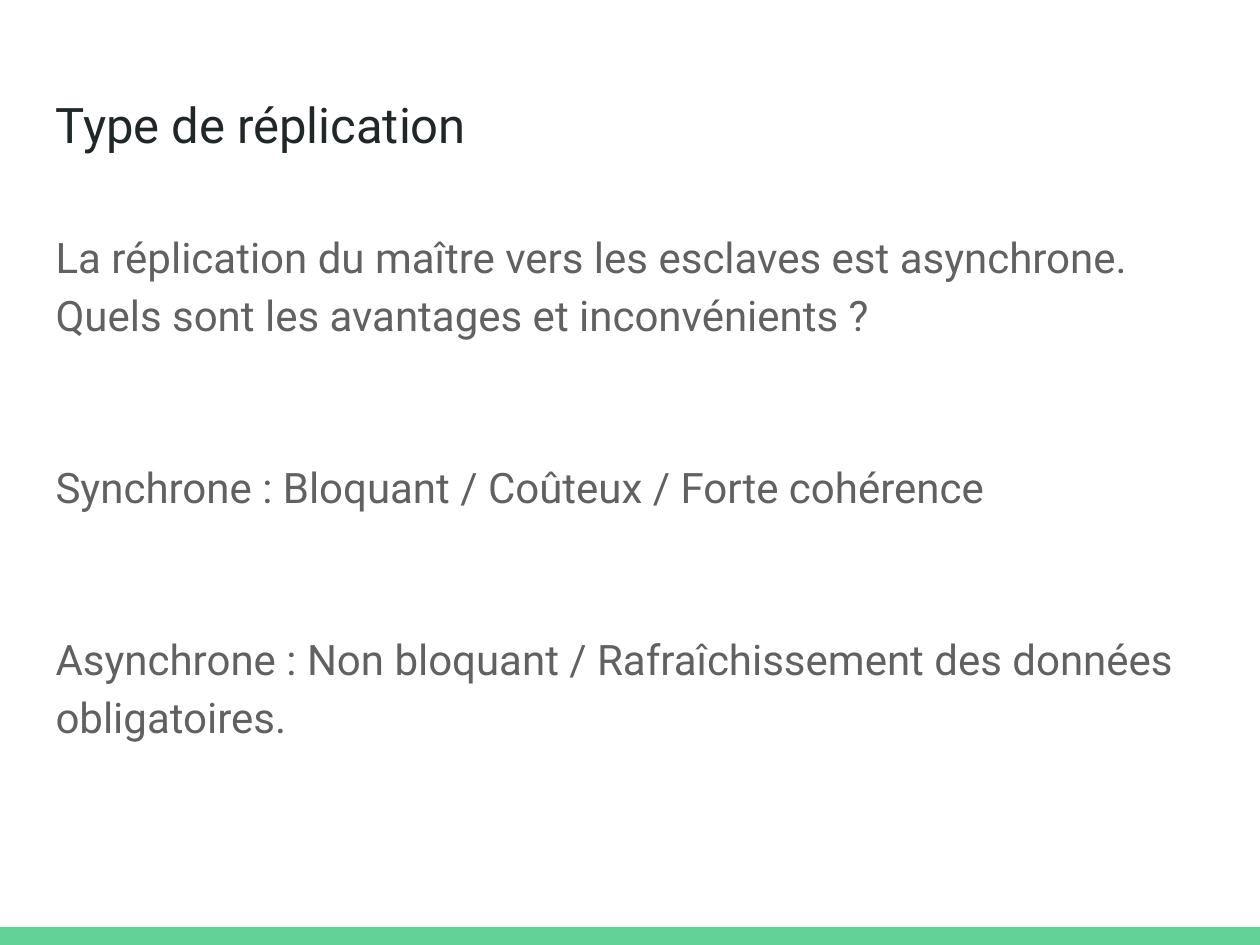
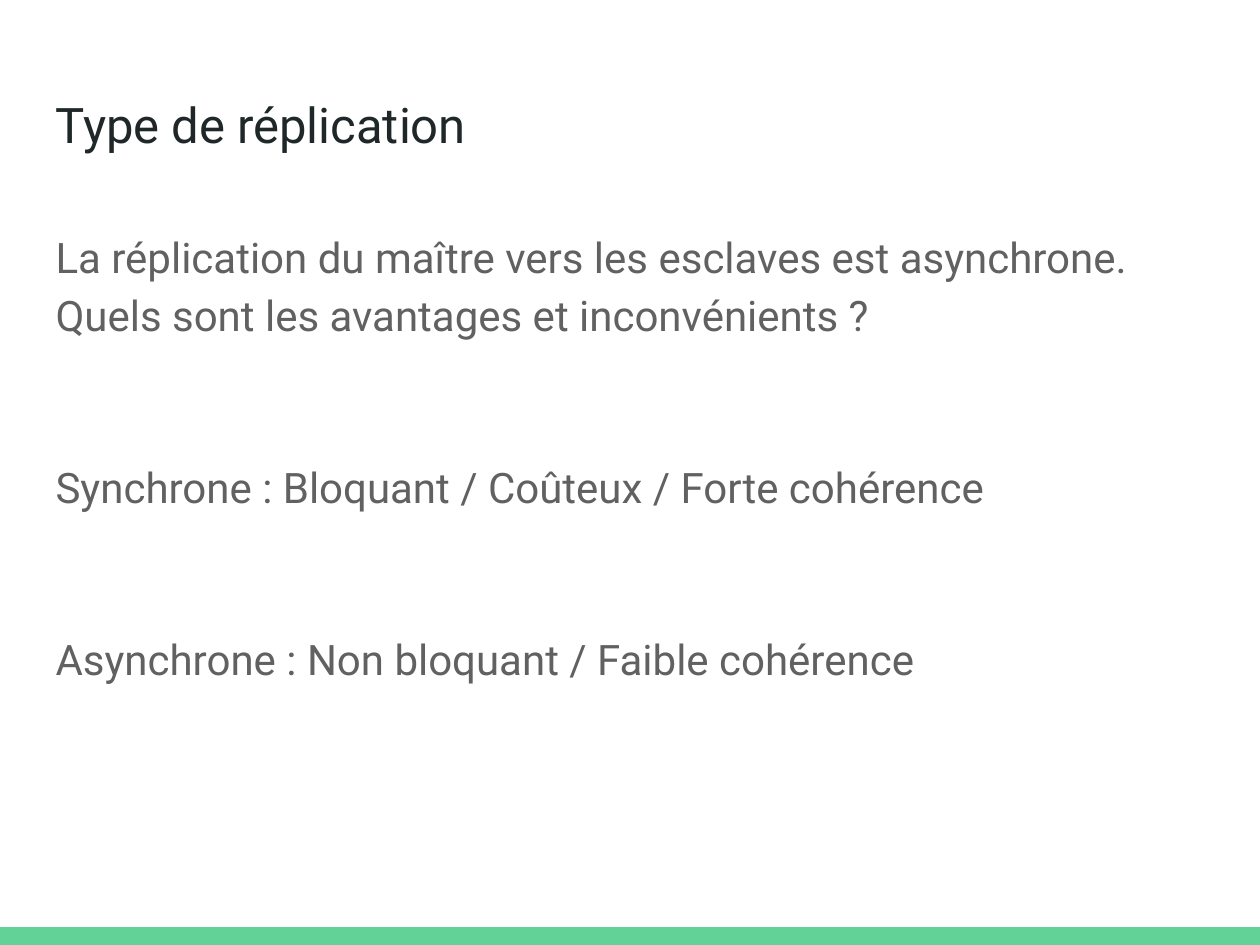
Before and after one commit to olivier-pitton/dant, a slide deck: slide 44 of mongodb/Cours_NoSQL.pptx (slide 43 before the commit). Drawn at 1260x945 pixels with LibreOffice and Linux fonts; fonts in the diff are those of the drawing. Boxes give left, top, right and bottom in pixels: in the first picture for what was removed or moved away, otherwise in the second. Text is boxed around its words. In the diff, an @@ line names an element or a change of style, - is before the commit and + after.

```diff
--- a/mongodb/Cours_NoSQL.pptx
+++ b/mongodb/Cours_NoSQL.pptx
@@ text at <box>56,643,914,684</box>: text changed @@
-Asynchrone : Non bloquant / Rafraîchissement des données obligatoires.
+Asynchrone : Non bloquant / Faible cohérence
```
Also in this commit, not shown: 45 other slides changed, 2 slides added, 1 slide removed, 1 other file.
